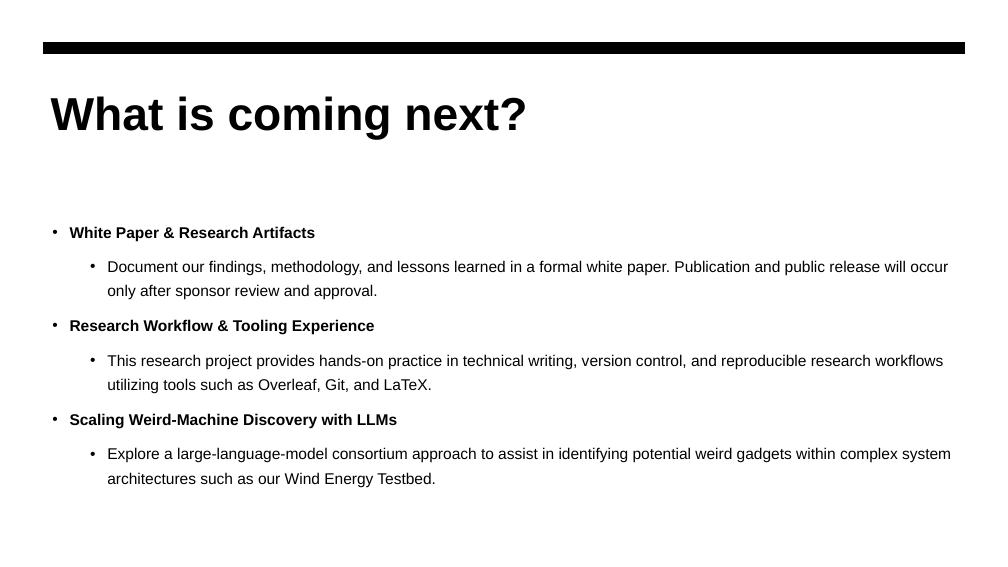
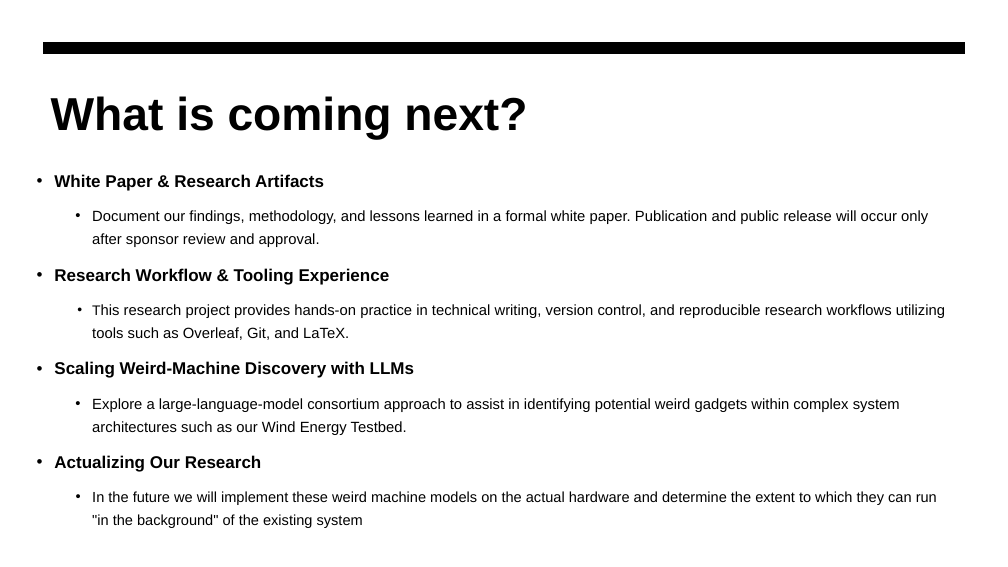
Before and after one commit to rossgore/weird_machine_gadgets, a slide deck: slide 20 of blog/WeirdMachinePresentation-ODU.pptx (slide 19 before the commit). Drawn at 1008x567 pixels with LibreOffice and Linux fonts; fonts in the diff are those of the drawing. Boxes give left, top, right and bottom in pixels: in the first picture for what was removed or moved away, otherwise in the second. Text is boxed around its words. In the diff, an @@ line names an element or a change of style, - is before the commit and + after.

Commit message:
Latest presentation changes
Latest presentation changes

```diff
--- a/blog/WeirdMachinePresentation-ODU.pptx
+++ b/blog/WeirdMachinePresentation-ODU.pptx
@@ text "White Paper & Research Artifacts": place and size @@
-text "White Paper & Research Artifacts" at [70, 226, 951, 487]
+text "White Paper & Research Artifacts" at [54, 174, 945, 528]
@@ text at [54, 174, 945, 435]: size 14.8 to 16.1 pt in "White Paper & Research Artifacts", "Research Workflow & Tooling Experience", "Scaling Weird-Machine Discovery with LLMs"; size 14.8 to 14.1 pt in "Document our findings, methodology, and lessons learned ...", "This research project provides hands-on practice in ...", "Explore a large-language-model consortium approach to assist ..."; size 14.8 to 13.1 pt in "This"; indent changed @@
@@ text at [54, 455, 937, 528]: paragraphs added @@
+• Actualizing Our Research
+  • In the future we will implement these weird machine models on the actual hardware and determine the extent to which they can run "in the background" of the existing system
```
Also in this commit, not shown: 5 other slides changed, 2 slides added, 1 other file.
